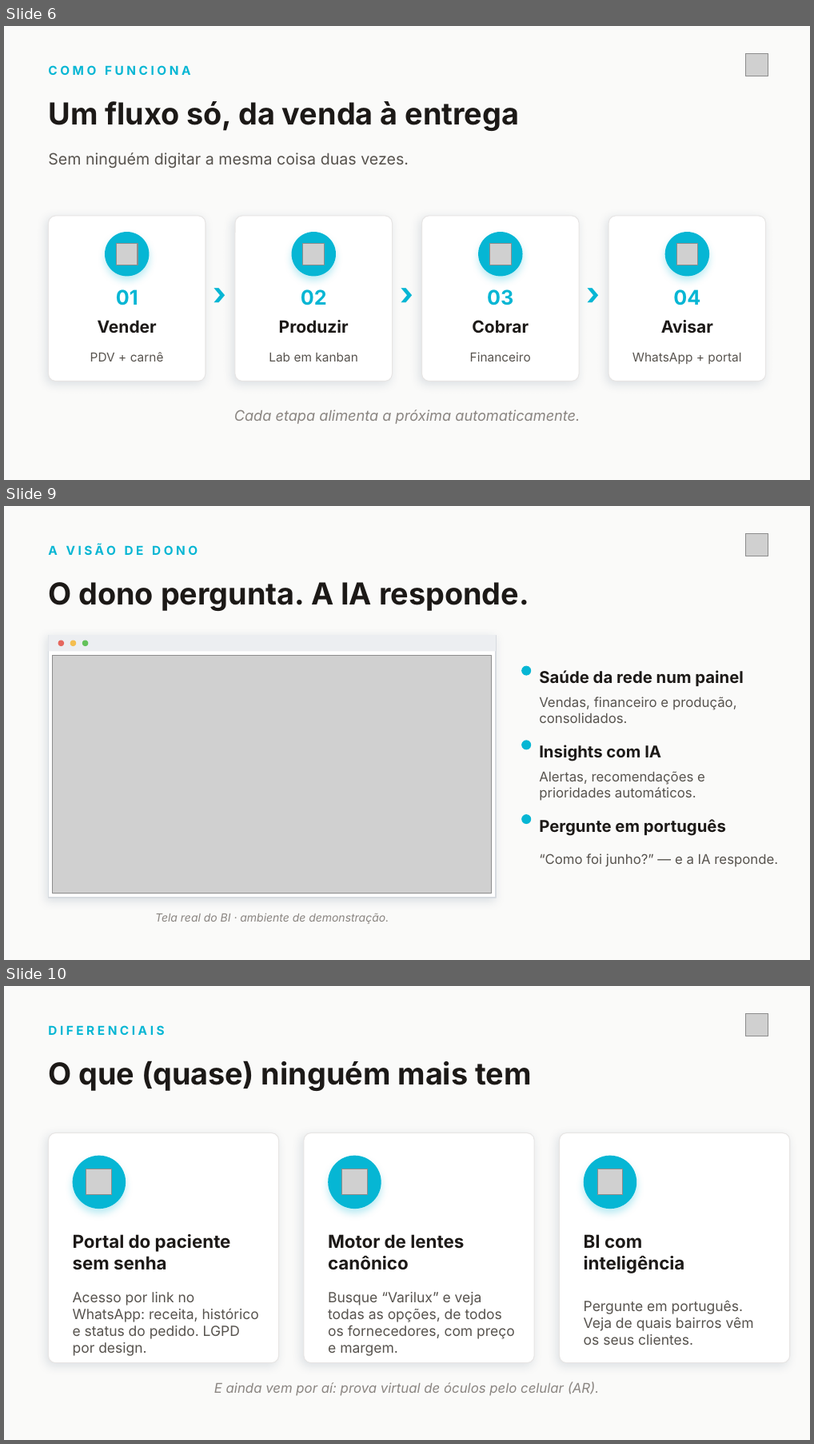
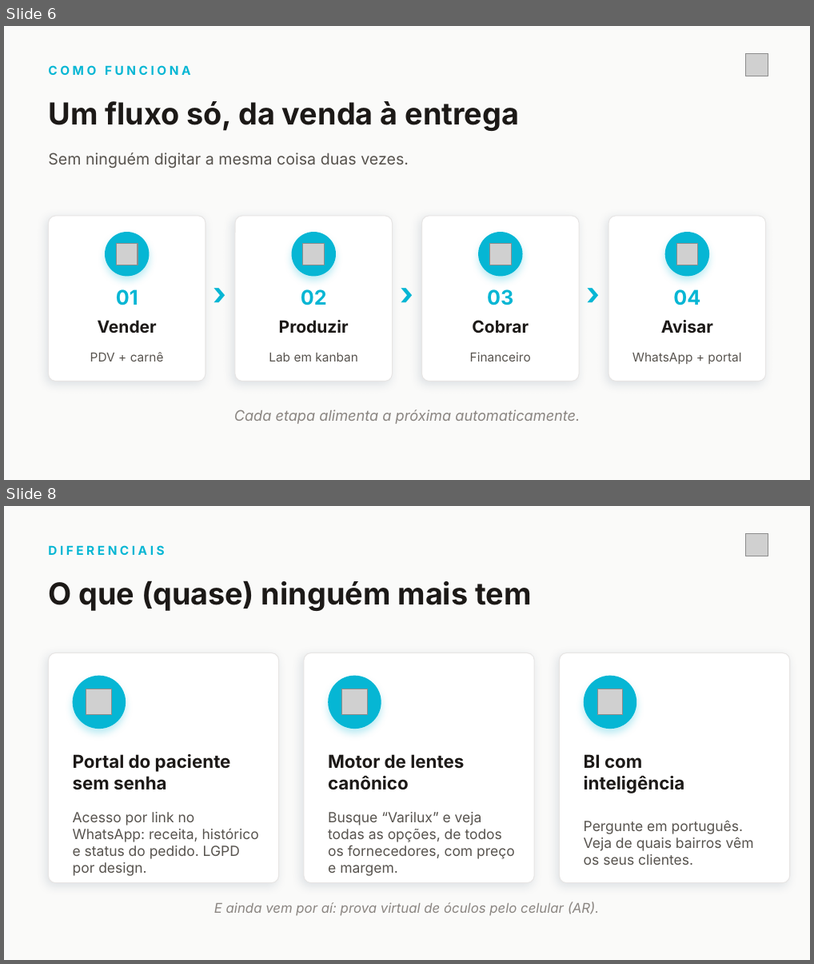
Before and after one commit to sisdigiai/sisdigiai, a slide deck: docs/divulgacao/pitch-clearix-assessoria/Clearix-Pitch-Oticas.pptx. Shown one above the other, each under a label of ours: slides 6, 9 and 10 before the commit, slides 6 and 8 after it; the slides between them are not shown. The pictures are 814x1444 and 814x964 pixels, drawn with LibreOffice and Linux fonts; fonts in the diff are those of the drawing; grey boxes stand for pictures. Boxes give left, top, right and bottom in pixels: in the first picture for what was removed or moved away, otherwise in the second. Text is boxed around its words. In the diff, an @@ line names an element or a change of style, - is before the commit and + after.

```diff
--- a/docs/divulgacao/pitch-clearix-assessoria/Clearix-Pitch-Oticas.pptx
+++ b/docs/divulgacao/pitch-clearix-assessoria/Clearix-Pitch-Oticas.pptx
@@ slide 9 removed at (4, 506, 810, 960), background #FAFAF9 @@
@@ text removed at (48, 544, 198, 555) @@
-A VISÃO DE DONO
@@ picture removed at (746, 533, 769, 556) @@
@@ text removed at (48, 582, 530, 611) @@
-O dono pergunta. A IA responde.
@@ rectangle removed at (48, 635, 496, 897) @@
@@ rectangle removed at (48, 635, 496, 651) @@
@@ ellipse removed at (58, 640, 64, 645) @@
@@ ellipse removed at (70, 640, 76, 645) @@
@@ ellipse removed at (82, 640, 88, 645) @@
@@ picture removed at (52, 655, 492, 893) @@
@@ ellipse removed at (522, 666, 531, 676) @@
@@ text removed at (539, 670, 744, 686) @@
-Saúde da rede num painel
@@ text removed at (539, 696, 738, 723) @@
-Vendas, financeiro e produção, consolidados.
@@ ellipse removed at (522, 740, 531, 749) @@
@@ text removed at (539, 744, 662, 761) @@
-Insights com IA
@@ text removed at (539, 771, 706, 800) @@
-Alertas, recomendações e prioridades automáticos.
@@ ellipse removed at (522, 814, 531, 824) @@
@@ text removed at (539, 819, 726, 836) @@
-Pergunte em português
@@ text removed at (539, 853, 778, 867) @@
-“Como foi junho?” — e a IA responde.
@@ text removed at (155, 912, 389, 924) @@
-Tela real do BI · ambiente de demonstração.
@@ what was slide 10 is now slide 8 @@
```
Also in this commit, not shown: 7 slides changed, 1 slide added, 3 other slides removed, 3 other files.
